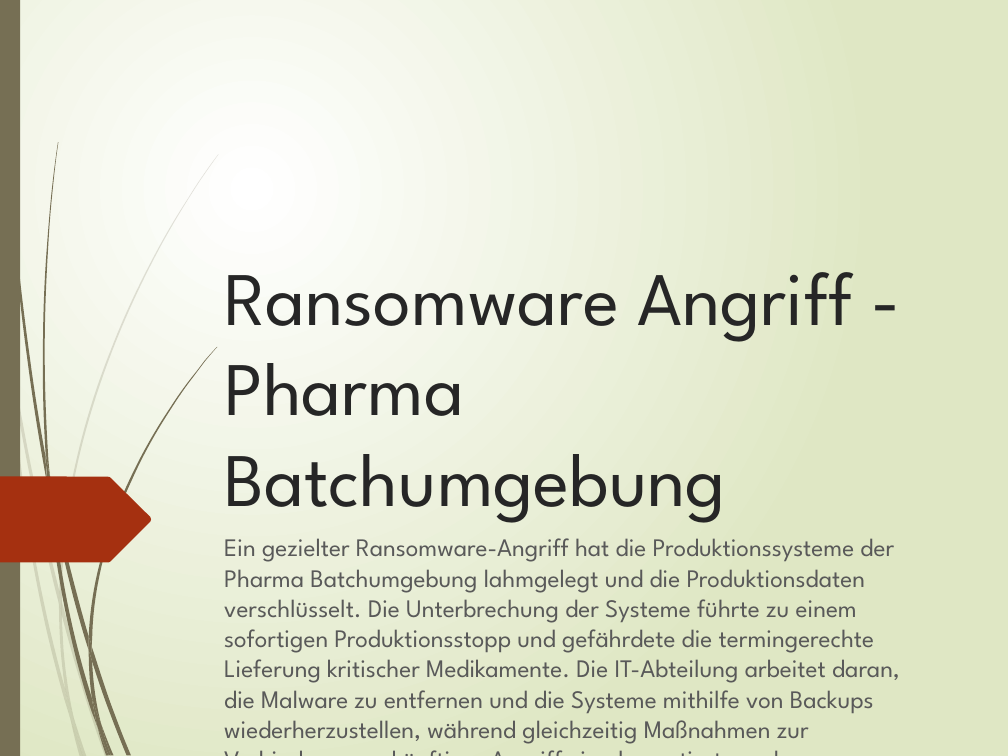
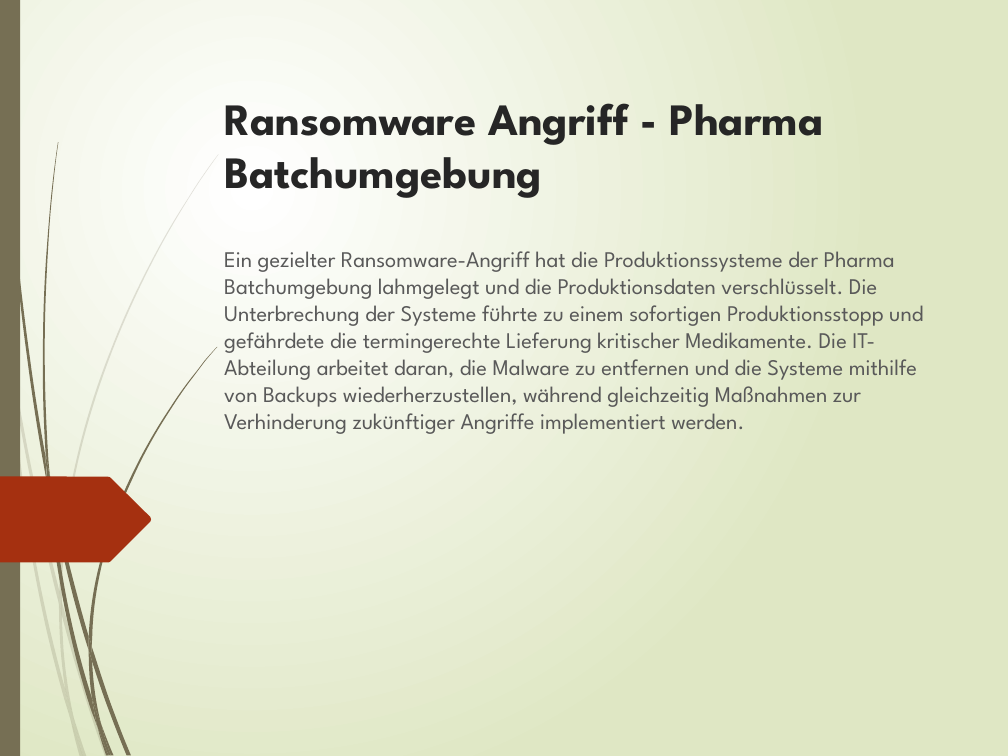
Before and after one commit to cidies/dryrun, a slide deck: slide 1 of static/Ransomware_Angriff_-_Pharma_Batchumgebung_presentation.pptx. Drawn at 1008x756 pixels with LibreOffice and Linux fonts; fonts in the diff are those of the drawing. Boxes give left, top, right and bottom in pixels: in the first picture for what was removed or moved away, otherwise in the second. Text is boxed around its words. In the diff, an @@ line names an element or a change of style, - is before the commit and + after.

```diff
--- a/static/Ransomware_Angriff_-_Pharma_Batchumgebung_presentation.pptx
+++ b/static/Ransomware_Angriff_-_Pharma_Batchumgebung_presentation.pptx
@@ title "Ransomware Angriff - Pharma Batchumgebung": place and size @@
-title "Ransomware Angriff - Pharma Batchumgebung" at <box>224,272,853,523</box>
+title "Ransomware Angriff - Pharma Batchumgebung" at <box>224,103,823,198</box>
@@ title "Ransomware Angriff - Pharma Batchumgebung" at <box>224,103,823,198</box>: size 54 to 32 pt, bold on @@
@@ subtitle "Ein gezielter Ransomware-Angriff hat die ...": place and size @@
-subtitle "Ein gezielter Ransomware-Angriff hat die ..." at <box>224,538,900,744</box>
+subtitle "Ein gezielter Ransomware-Angriff hat die ..." at <box>224,251,923,434</box>
@@ subtitle "Ein gezielter Ransomware-Angriff hat die ..." at <box>224,251,923,434</box>: size 18 to 16 pt @@
```
Also in this commit, not shown: 7 other slides changed, 2 slides added, 2 slides removed, 7 other files.
